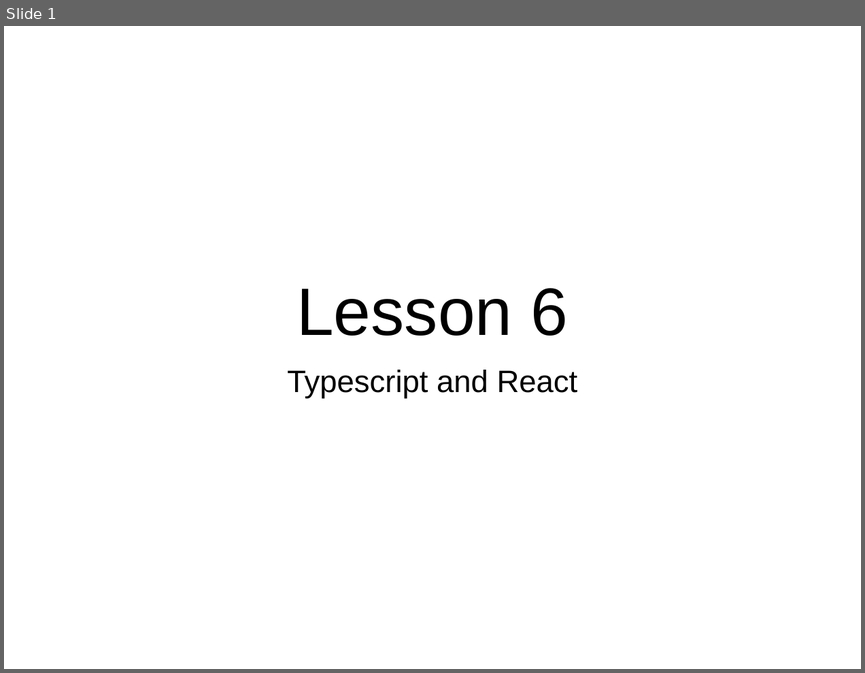
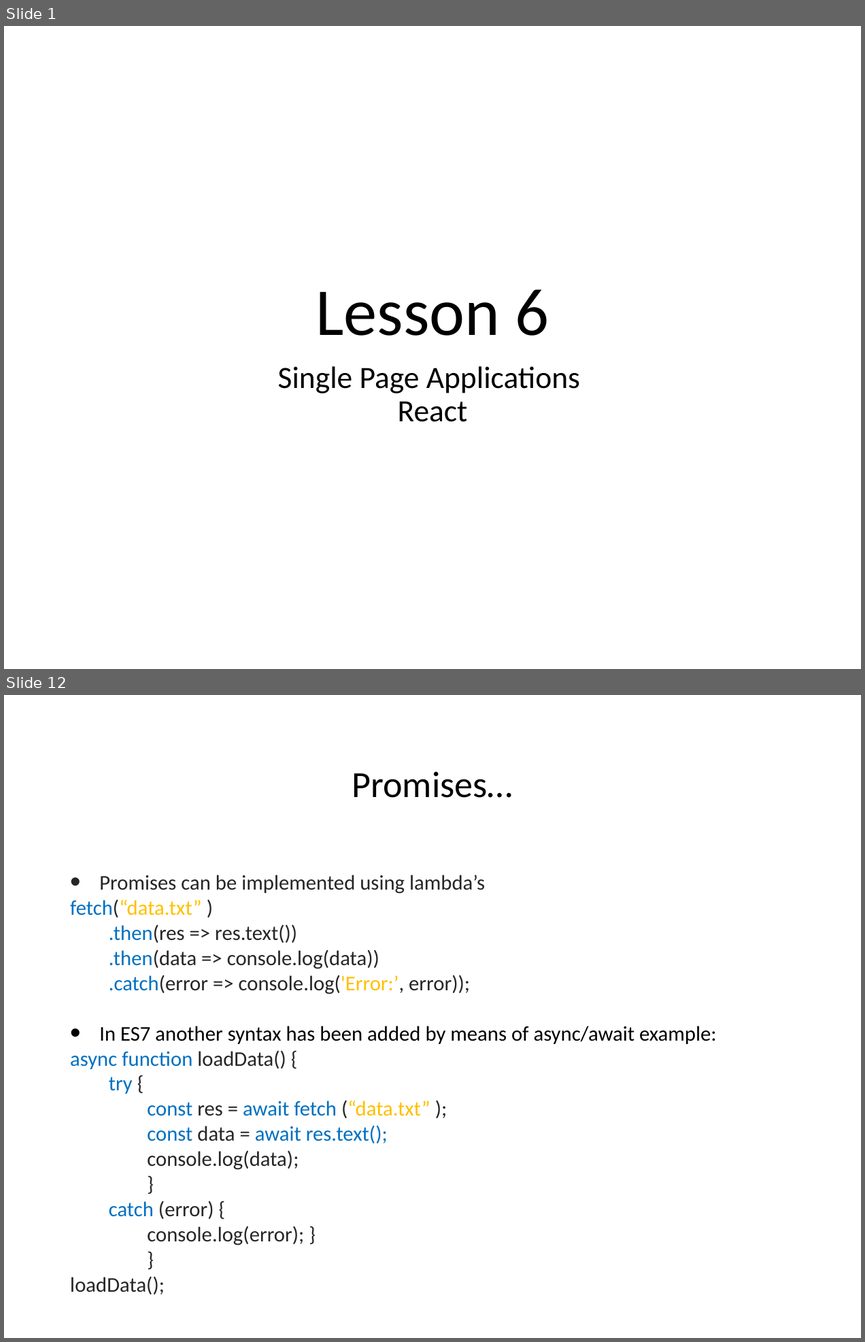
Before and after one commit to hogeschool/Development-5, a slide deck: Lectures/Lecture6/Lesson6.pptx. Shown one above the other, each under a label of ours: slide 1 before the commit, slides 1 and 12 after it; the slides between them are not shown. The pictures are 865x673 and 865x1342 pixels, drawn with LibreOffice and Linux fonts; fonts in the diff are those of the drawing. Boxes give left, top, right and bottom in pixels: in the first picture for what was removed or moved away, otherwise in the second. Text is boxed around its words. In the diff, an @@ line names an element or a change of style, - is before the commit and + after.

Commit message:
changed lesson 6

```diff
--- a/Lectures/Lecture6/Lesson6.pptx
+++ b/Lectures/Lecture6/Lesson6.pptx
@@ slide 12 added at <box>4,695,861,1338</box>, background #FFFFFF @@
@@ title added at <box>351,771,513,798</box>, 44 pt, text #000000 @@
+Promises…
@@ text added at <box>70,875,716,1294</box>, 25 pt, text #262626 @@
+• Promises can be implemented using lambda’s
+fetch(“data.txt” )
+.then(res => res.text())
+.then(data => console.log(data))
+.catch(error => console.log('Error:’, error));
+• In ES7 another syntax has been added by means of async/await example:
+async function loadData() {
+try {
+const res = await fetch (“data.txt” );
+const data = await res.text();
+console.log(data);
+}
+catch (error) {
+console.log(error); }
+}
+loadData();
@@ slide 1 changed as well @@
@@ title "Lesson 6" at <box>315,289,549,335</box>: font Arial to Calibri @@
@@ subtitle at <box>278,366,580,422</box>: text changed; font Arial to Calibri @@
-Typescript and React
+Single Page Applications
+React
```
Also in this commit, not shown: 8 other slides changed, 13 other slides added, 5 slides removed.
